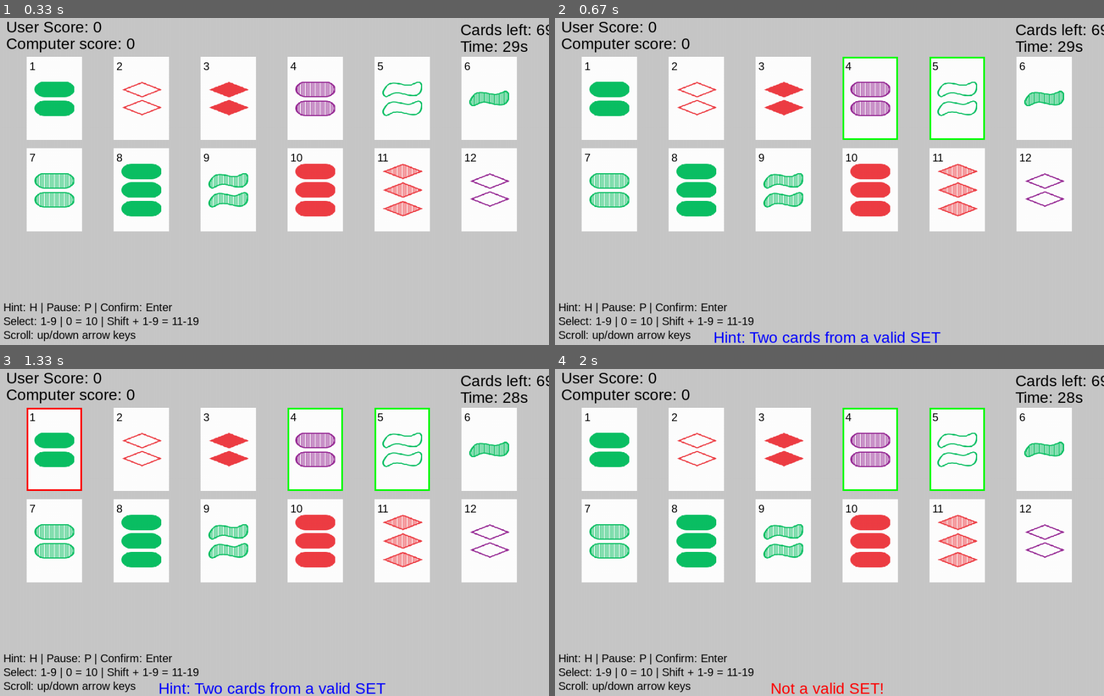
Above: before the commit, frames 1-4 (two rows, left to right).
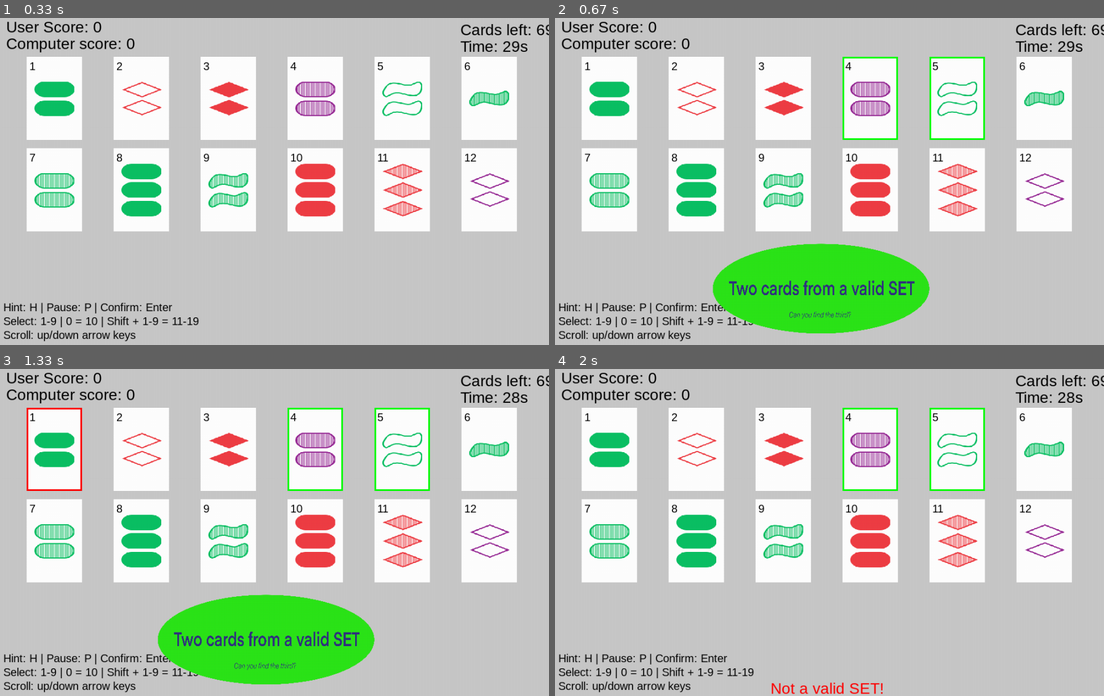
Above: after the commit, the same moments.

Repository: MifiLoiz/Sett
Game: pygame game, started from set_pygame.py
Same seed, same stepped clock (60 frames per second), same inputs: the game is played once before the commit and once after it.
Inputs (mouse positions are in pixels of both pictures, inside the frame that each line leads up to):
- Up to frame 1 (0.33 s): no input
- Up to frame 2 (0.67 s): hold H from 0.33 s (still down); hold Up from 0.33 s (still down)
- Up to frame 3 (1.33 s): release H at 0.8 s; release Up at 0.8 s; click "1" at 0.88 s; tap Enter at 1.17 s
- Up to frame 4 (2 s): click "10" at 1.55 s; click (692, 532) at 1.88 s

Frame 1 is identical in both runs. In frame 2, 9.1% of the frame differs, in the area x 28-71%, y 68-100%; in frame 3, 9.1%; in frame 4, nothing differs.

Commit message:
Made some changes regarding the images, added_img prob does not work yet sorry

Diff:
--- a/set_pygame.py
+++ b/set_pygame.py
@@ -360,8 +360,13 @@
         if found_set:
             self.hint_cards = random.sample(found_set,2)
             self.hint_used = True
-            self.message = "Hint: Two cards from a valid SET"
-            self.message_color = (0, 0, 255)  # blue color for hint message
+            #self.message = "Hint: Two cards from a valid SET"
+
+            hint_img = pygame.image.load("hint_green.png")
+            hint_img = pygame.transform.scale(hint_img, (450,250))
+            self.message = hint_img
+
+            #self.message_color = (0, 0, 255)  # blue color for hint message
             self.message_time = time.time()  # sets the message time to current time
 
     def computer_turn(self):
@@ -387,8 +392,10 @@
             # if no valid set is found, computer adds 3 cards
             if self.deck:
                 self.add_cards(min(CARDS_TO_ADD, len(self.deck))) # max 3 cards can be added
-                self.message = "No sets found, added 3 cards."
-                self.message_color = (0,0,0)  # black color for no set message
+                #self.message = "No sets found, added 3 cards."
+                #self.message_color = (0,0,0)  # black color for no set message
+                added_img = pygame.image.load(f"need_3cards.png")
+                added_img = pygame.transform.scale(added_img, (450, 250))
                 self.message_time = time.time()
 
                 self.timer_start = time.time() # Makes sure that user get 30 second for their turn after 3 new added cards
Binary file added: hint_green.png
